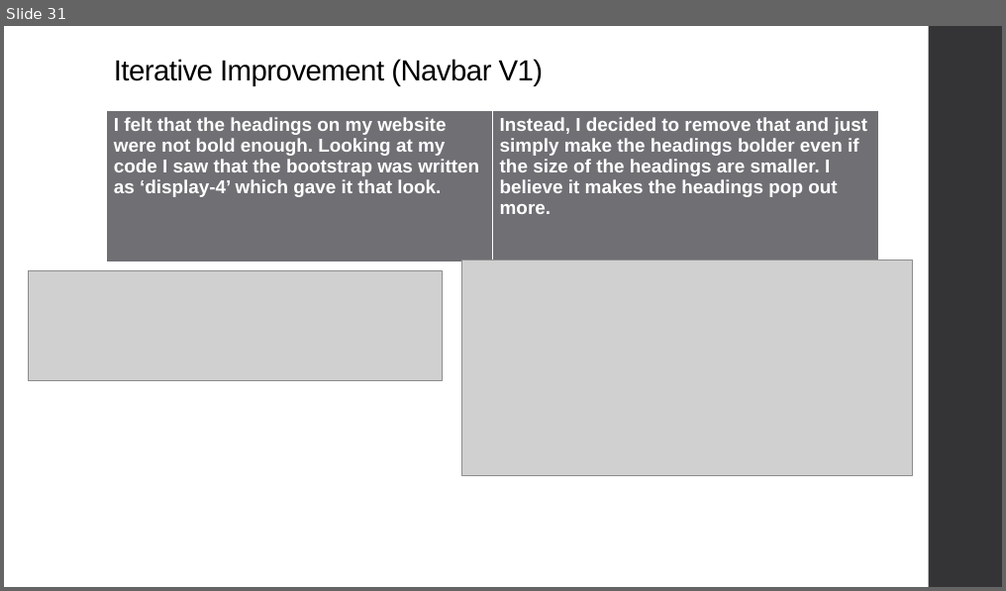
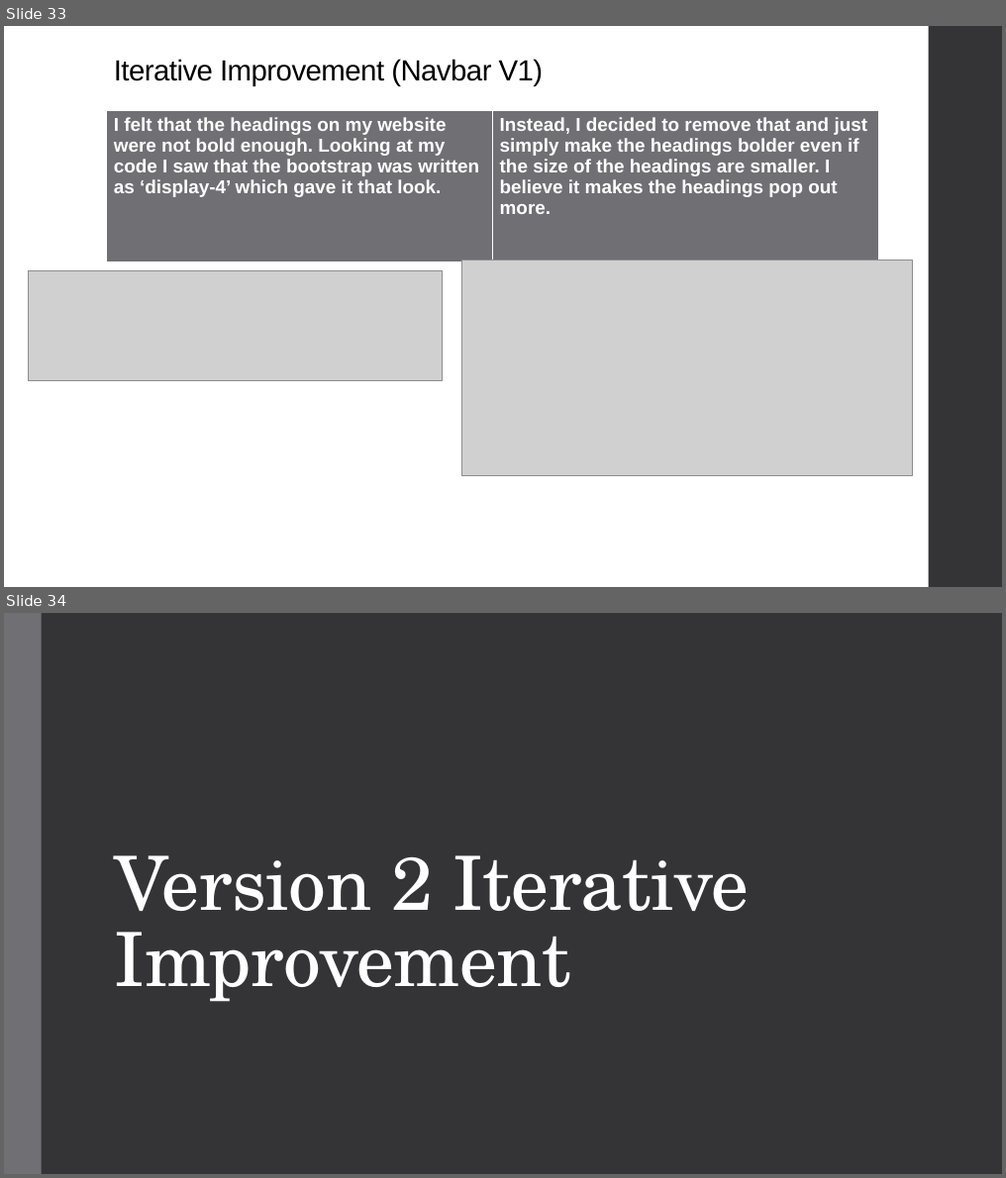
Before and after one commit to niuqaoJ-life/jollibee-fanpage, a slide deck: AS91903_91906_Evidence_Joaquin_Badenas.pptx. Shown one above the other, each under a label of ours: slide 31 before the commit, slides 33 and 34 after it. The pictures are 1006x591 and 1006x1178 pixels, drawn with LibreOffice and Linux fonts; fonts in the diff are those of the drawing; grey boxes stand for pictures. Boxes give left, top, right and bottom in pixels: in the first picture for what was removed or moved away, otherwise in the second. Text is boxed around its words. In the diff, an @@ line names an element or a change of style, - is before the commit and + after.

```diff
--- a/AS91903_91906_Evidence_Joaquin_Badenas.pptx
+++ b/AS91903_91906_Evidence_Joaquin_Badenas.pptx
@@ slide 34 added at bbox=[4, 613, 1002, 1174], background #353537 @@
@@ rectangle added at bbox=[4, 613, 42, 1174], fill #6F6F74 @@
@@ title added at bbox=[115, 856, 748, 1002], 72 pt, text #FFFFFF @@
+Version 2 Iterative Improvement
@@ what was slide 31 is now slide 33 @@
```
Also in this commit, not shown: 3 slides changed, 3 other slides added, 2 other files.
